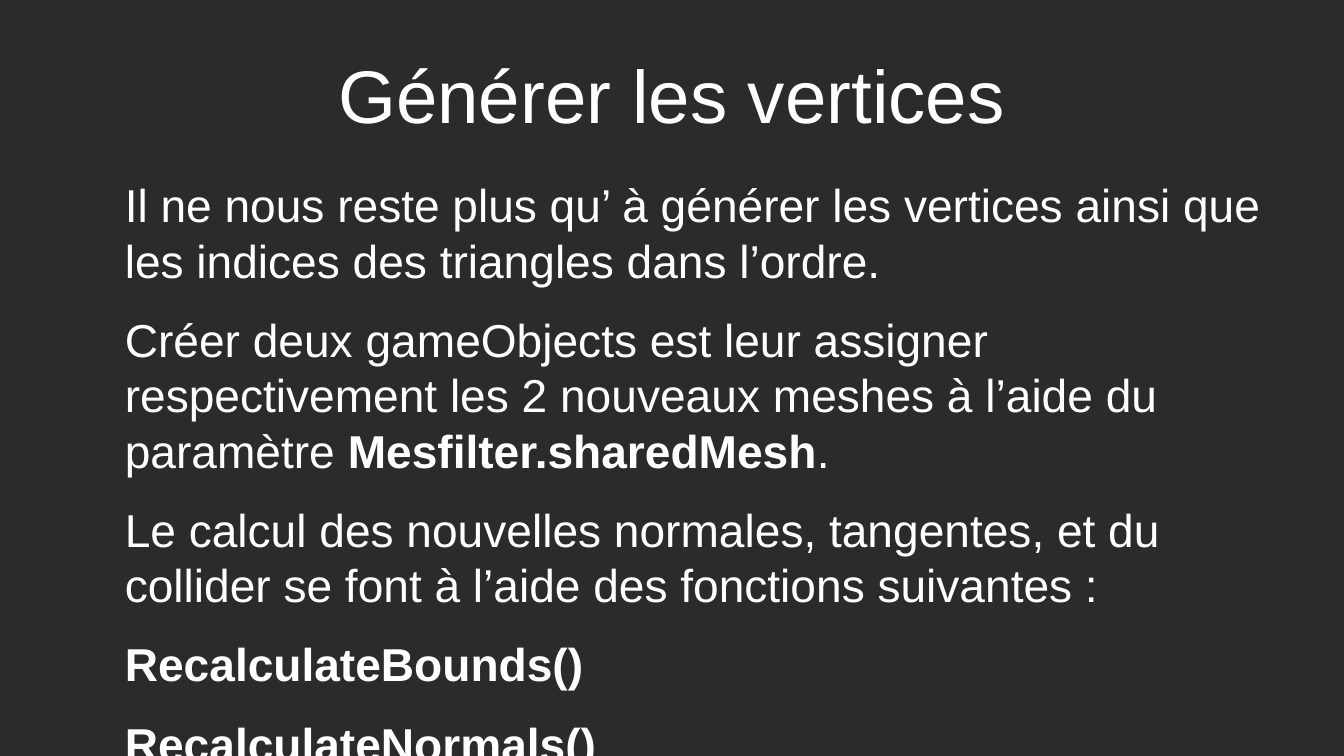
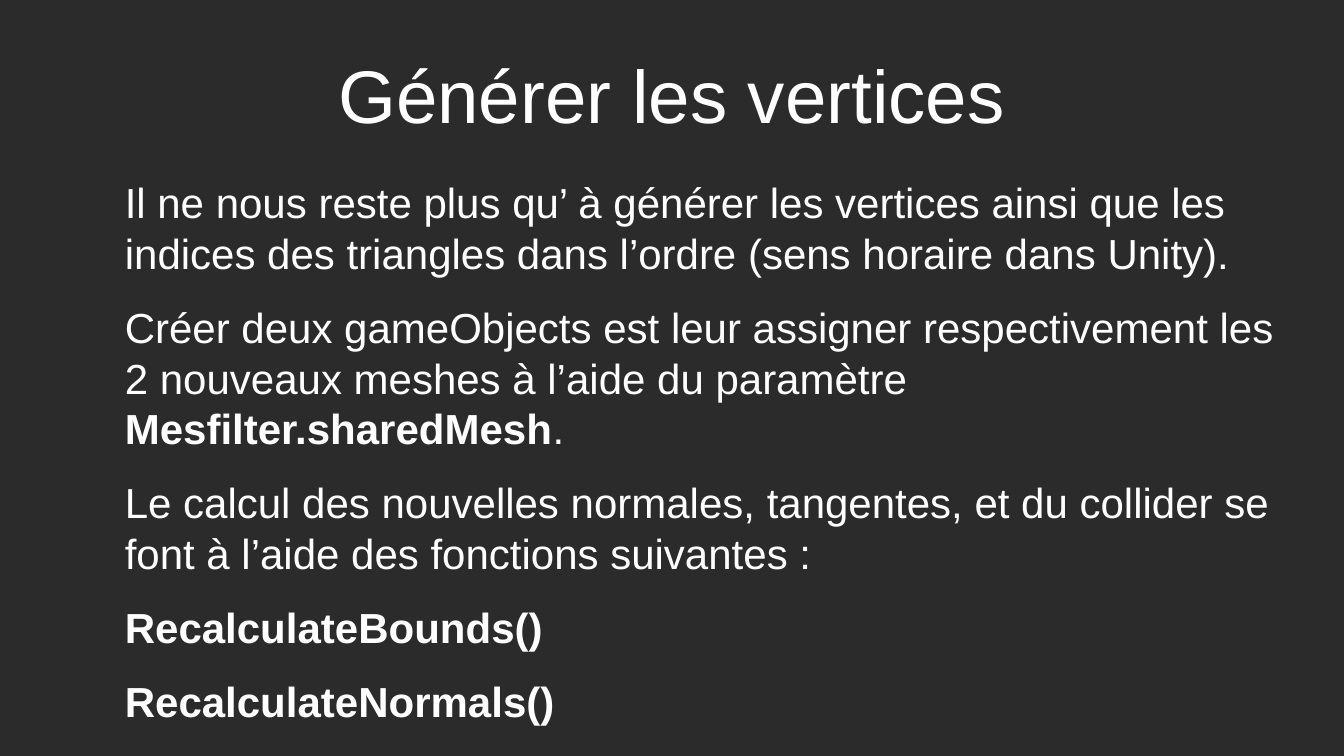
Before and after one commit to Louis1351/Cutting-Tool-Mesh-Unity, a slide deck: slide 14 of DOC/Mesh_Cutter_Tool.odp. Drawn at 1344x756 pixels with LibreOffice and Linux fonts; fonts in the diff are those of the drawing; background and template pictures are left out; a plain dark background stands for a picture behind light text. Boxes give left, top, right and bottom in pixels: in the first picture for what was removed or moved away, otherwise in the second. Text is boxed around its words. In the diff, an @@ line names an element or a change of style, - is before the commit and + after.

```diff
--- a/DOC/Mesh_Cutter_Tool.odp
+++ b/DOC/Mesh_Cutter_Tool.odp
@@ text at box(125, 187, 1229, 277): text changed; size 27.2 to 24.8 pt @@
-Il ne nous reste plus qu’ à générer les vertices ainsi que les indices des triangles dans l’ordre.
+Il ne nous reste plus qu’ à générer les vertices ainsi que les indices des triangles dans l’ordre (sens horaire dans Unity).
@@ text at box(125, 312, 1274, 726): size 27.2 to 24.8 pt in "Créer deux gameObjects est leur assigner respectivement ...", "Le calcul des nouvelles normales, tangentes, et ...", "RecalculateBounds()", "RecalculateNormals()" and 1 more places @@
```
Also in this commit, not shown: 1 other file.
